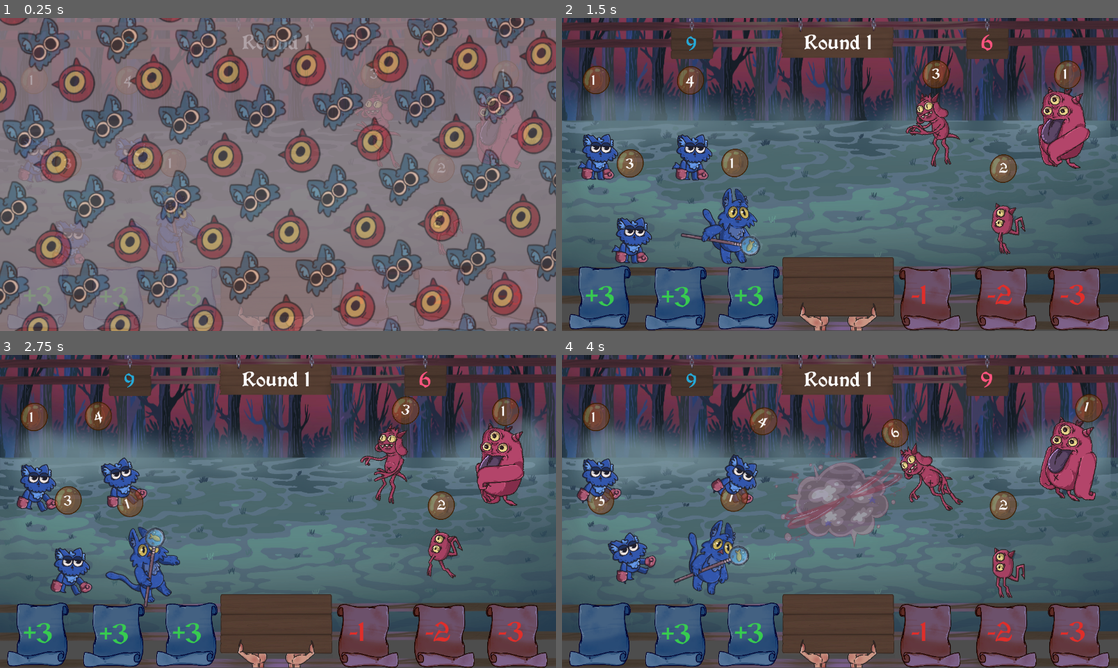
Above: before the commit, frames 1-4 (two rows, left to right).
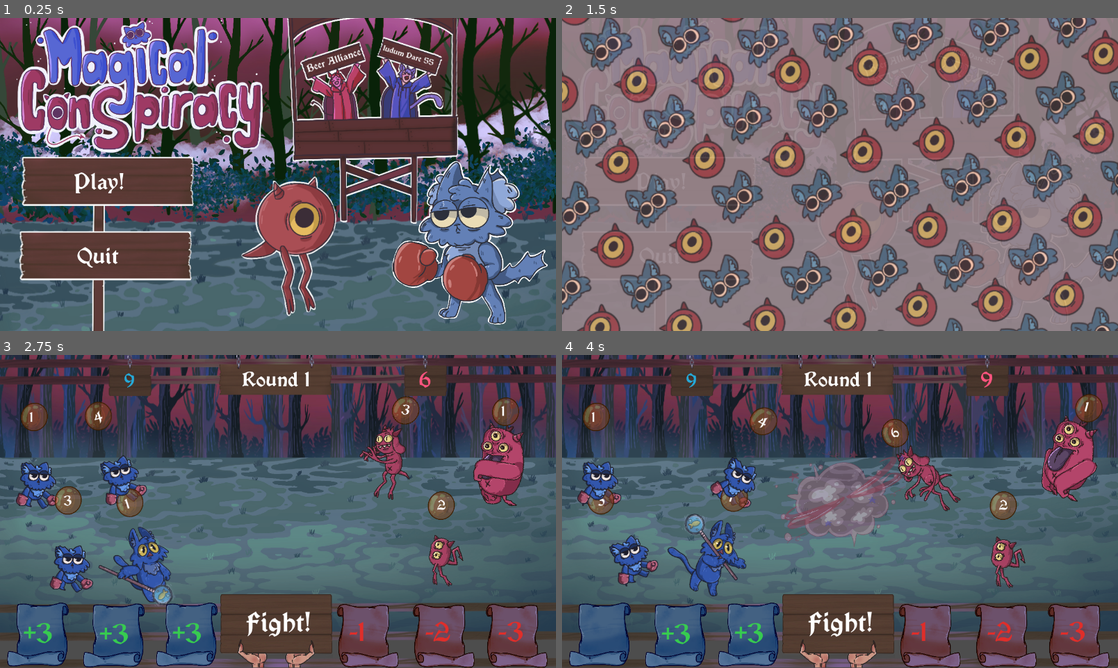
Above: after the commit, the same moments.

Repository: Onizik/Ludum04.24
Game: Godot game, scene res://scenes/menu.tscn
Two runs of this game, one before a commit and one after it. Both use one fixed random seed, a clock stepped at 60 frames per second and the inputs below. Before the commit the project starts from res://scenes/main_game.tscn.
Inputs (mouse positions are in pixels of both pictures, inside the frame that each line leads up to):
- Up to frame 1 (0.25 s): no input
- Up to frame 2 (1.5 s): click (667, 183) at 0.5 s, where only the run after the commit has a clickable "Play!"; click (667, 183) at 1.25 s, where only the run after the commit has a clickable "Play!"
- Up to frame 3 (2.75 s): click "Fight!" at 2 s
- Up to frame 4 (4 s): click (600, 633) at 2.77 s; click (945, 452) at 3.52 s

The runs differ from the first frame. In frame 1, 95% of the frame differs, in the area x 0-100%, y 0-100%; in frame 2, 93%; in frame 3, 11%; in frame 4, 11%.

Commit message:
LD55 over

Diff:
--- a/project.godot
+++ b/project.godot
@@ -10,10 +10,10 @@
 
 [application]
 
-config/name="Ludum 04.24"
-run/main_scene="res://scenes/main_game.tscn"
+config/name="magical conspiracy"
+run/main_scene="res://scenes/menu.tscn"
 config/features=PackedStringArray("4.2", "Forward Plus")
-config/icon="res://icon.svg"
+config/icon="res://cover.png"
 
 [autoload]
 
@@ -27,3 +27,7 @@
 [gui]
 
 theme/custom_font="res://vinque rg.otf"
+
+[rendering]
+
+renderer/rendering_method="gl_compatibility"
--- a/scenes/final.gd
+++ b/scenes/final.gd
@@ -5,14 +5,14 @@
 func _ready():
 	$AP.play("fade")
 	if $"/root/Global".win > $"/root/Global".los1 and $"/root/Global".win > $"/root/Global".los2:
-		$text/text.text = "Friends win this battle!"
-		$win.frame = 0
+		$bib/text/text.text = "Friends win this battle!"
+		$bib/win.frame = 0
 	elif $"/root/Global".los1 > $"/root/Global".los2 and $"/root/Global".los1 > $"/root/Global".win:
-		$text/text.text = "Cats win this battle!"
-		$win.frame = 2
+		$bib/text/text.text = "Cats win this battle!"
+		$bib/win.frame = 2
 	elif $"/root/Global".los2 > $"/root/Global".los1 and $"/root/Global".los2 > $"/root/Global".win:
-		$text/text.text = "Demons win this battle!"
-		$win.frame = 1
+		$bib/text/text.text = "Demons win this battle!"
+		$bib/win.frame = 1
 	pass # Replace with function body.
 
 
--- a/scenes/final.tscn
+++ b/scenes/final.tscn
@@ -8,6 +8,21 @@
 [ext_resource type="Texture2D" uid="uid://becr5besg64pn" path="res://assets/cut/win.png" id="4_vxdxp"]
 [ext_resource type="Texture2D" uid="uid://bry3l8gm5uetk" path="res://assets/cut/bes.png" id="5_8fmmu"]
 [ext_resource type="Texture2D" uid="uid://cc8rmjobwalyt" path="res://assets/cut/cat.png" id="6_5rcjr"]
+
+[sub_resource type="Animation" id="Animation_htt70"]
+length = 0.001
+tracks/0/type = "value"
+tracks/0/imported = false
+tracks/0/enabled = true
+tracks/0/path = NodePath("bib:modulate")
+tracks/0/interp = 1
+tracks/0/loop_wrap = true
+tracks/0/keys = {
+"times": PackedFloat32Array(0),
+"transitions": PackedFloat32Array(1),
+"update": 0,
+"values": [Color(1, 1, 1, 0)]
+}
 
 [sub_resource type="Animation" id="Animation_m40a6"]
 resource_name = "fade"
@@ -22,21 +37,6 @@
 "transitions": PackedFloat32Array(1, 1),
 "update": 0,
 "values": [Color(1, 1, 1, 0), Color(1, 1, 1, 1)]
-}
-
-[sub_resource type="Animation" id="Animation_htt70"]
-length = 0.001
-tracks/0/type = "value"
-tracks/0/imported = false
-tracks/0/enabled = true
-tracks/0/path = NodePath("bib:modulate")
-tracks/0/interp = 1
-tracks/0/loop_wrap = true
-tracks/0/keys = {
-"times": PackedFloat32Array(0),
-"transitions": PackedFloat32Array(1),
-"update": 0,
-"values": [Color(1, 1, 1, 0)]
 }
 
 [sub_resource type="Animation" id="Animation_6a2rw"]
--- a/scenes/main_game.tscn
+++ b/scenes/main_game.tscn
@@ -1158,6 +1158,21 @@
 "fog": SubResource("Animation_ybfr5")
 }
 
+[sub_resource type="Animation" id="Animation_bmwwv"]
+length = 0.001
+tracks/0/type = "value"
+tracks/0/imported = false
+tracks/0/enabled = true
+tracks/0/path = NodePath("fade:modulate")
+tracks/0/interp = 1
+tracks/0/loop_wrap = true
+tracks/0/keys = {
+"times": PackedFloat32Array(0),
+"transitions": PackedFloat32Array(1),
+"update": 0,
+"values": [Color(1, 1, 1, 0)]
+}
+
 [sub_resource type="Animation" id="Animation_6ts7y"]
 resource_name = "fade"
 tracks/0/type = "value"
@@ -1186,21 +1201,6 @@
 "transitions": PackedFloat32Array(1, 1),
 "update": 0,
 "values": [Color(1, 1, 1, 0), Color(1, 1, 1, 1)]
-}
-
-[sub_resource type="Animation" id="Animation_bmwwv"]
-length = 0.001
-tracks/0/type = "value"
-tracks/0/imported = false
-tracks/0/enabled = true
-tracks/0/path = NodePath("fade:modulate")
-tracks/0/interp = 1
-tracks/0/loop_wrap = true
-tracks/0/keys = {
-"times": PackedFloat32Array(0),
-"transitions": PackedFloat32Array(1),
-"update": 0,
-"values": [Color(1, 1, 1, 0)]
 }
 
 [sub_resource type="AnimationLibrary" id="AnimationLibrary_iur3q"]
@@ -1382,16 +1382,16 @@
 offset_bottom = 74.0
 texture_normal = ExtResource("11_tbac7")
 
-[node name="text" type="RichTextLabel" parent="footer_bg/fight"]
-visible = false
+[node name="text" type="Label" parent="footer_bg/fight"]
 layout_mode = 0
-offset_left = 21.0
-offset_top = 27.0
-offset_right = 279.0
-offset_bottom = 160.0
-theme_override_font_sizes/normal_font_size = 67
-text = "  Fight!"
-tab_size = 7
+offset_left = 16.0
+offset_top = 6.0
+offset_right = 264.0
+offset_bottom = 132.0
+theme_override_font_sizes/font_size = 60
+text = " Fight!"
+horizontal_alignment = 1
+vertical_alignment = 1
 
 [node name="sp_butt1" parent="footer_bg" instance=ExtResource("13_6i7n4")]
 position = Vector2(-549, -2)
--- a/scenes/menu.tscn
+++ b/scenes/menu.tscn
@@ -190,6 +190,7 @@
 text = "Play!"
 
 [node name="how" type="TextureButton" parent="stick"]
+visible = false
 offset_left = -194.0
 offset_top = -114.0
 offset_right = 218.0
@@ -206,10 +207,10 @@
 text = "How to play"
 
 [node name="quit" type="TextureButton" parent="stick"]
-offset_left = -197.0
-offset_top = 21.0
-offset_right = 215.0
-offset_bottom = 175.0
+offset_left = -195.0
+offset_top = -75.0
+offset_right = 217.0
+offset_bottom = 79.0
 texture_normal = ExtResource("12_gbelt")
 
 [node name="Label" type="Label" parent="stick/quit"]
@@ -237,4 +238,5 @@
 texture = ExtResource("14_03nhw")
 
 [connection signal="pressed" from="stick/play" to="." method="_on_play_pressed"]
+[connection signal="pressed" from="stick/quit" to="." method="_on_quit_pressed"]
 [connection signal="animation_finished" from="AP" to="." method="_on_ap_animation_finished"]
--- a/scenes/resu.tscn
+++ b/scenes/resu.tscn
@@ -7,21 +7,6 @@
 [ext_resource type="Texture2D" uid="uid://dy1hinxngltxu" path="res://assets/menu/cat1.png" id="3_5p6nv"]
 [ext_resource type="Texture2D" uid="uid://5oluwpuqa130" path="res://assets/menu/bes2.png" id="4_0pnqy"]
 [ext_resource type="Texture2D" uid="uid://54uem4v5i4ky" path="res://assets/menu/buttons.png" id="5_hkr2u"]
-
-[sub_resource type="Animation" id="Animation_2ycqh"]
-resource_name = "rez"
-tracks/0/type = "value"
-tracks/0/imported = false
-tracks/0/enabled = true
-tracks/0/path = NodePath("fade/stick:position")
-tracks/0/interp = 1
-tracks/0/loop_wrap = true
-tracks/0/keys = {
-"times": PackedFloat32Array(0, 1),
-"transitions": PackedFloat32Array(1, 1),
-"update": 0,
-"values": [Vector2(0, 510.769), Vector2(0, 81.538)]
-}
 
 [sub_resource type="Animation" id="Animation_yqjry"]
 length = 0.001
@@ -51,6 +36,21 @@
 "transitions": PackedFloat32Array(1, 1),
 "update": 0,
 "values": [Vector2(0, 81.538), Vector2(0, 510)]
+}
+
+[sub_resource type="Animation" id="Animation_2ycqh"]
+resource_name = "rez"
+tracks/0/type = "value"
+tracks/0/imported = false
+tracks/0/enabled = true
+tracks/0/path = NodePath("fade/stick:position")
+tracks/0/interp = 1
+tracks/0/loop_wrap = true
+tracks/0/keys = {
+"times": PackedFloat32Array(0, 1),
+"transitions": PackedFloat32Array(1, 1),
+"update": 0,
+"values": [Vector2(0, 510.769), Vector2(0, 81.538)]
 }
 
 [sub_resource type="AnimationLibrary" id="AnimationLibrary_5g4yd"]
--- a/scripts/menu.gd
+++ b/scripts/menu.gd
@@ -21,3 +21,7 @@
 
 func _on_ap_animation_finished(anim_name):
 	get_tree().change_scene_to_file("res://scenes/main_game.tscn")
+
+
+func _on_quit_pressed():
+	get_tree().quit()
Not shown, added: addons/coi_serviceworker/coi_export_plugin.gd
Not shown, added: addons/coi_serviceworker/coi_plugin.gd
Not shown, added: addons/coi_serviceworker/plugin.cfg
Binary file added: cover.png
Not shown, added: cover.png.import
Not shown, added: export_presets.cfg
Not shown, added: addons/coi_serviceworker/coi-serviceworker.min.js
